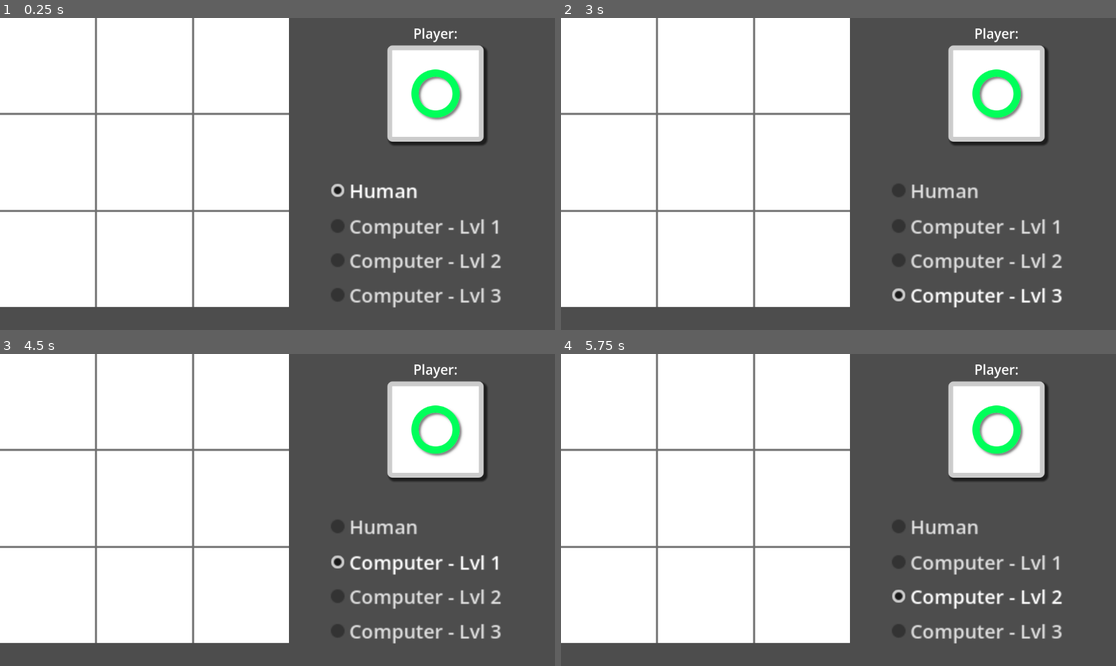
Above: before the commit, frames 1-4 (two rows, left to right).
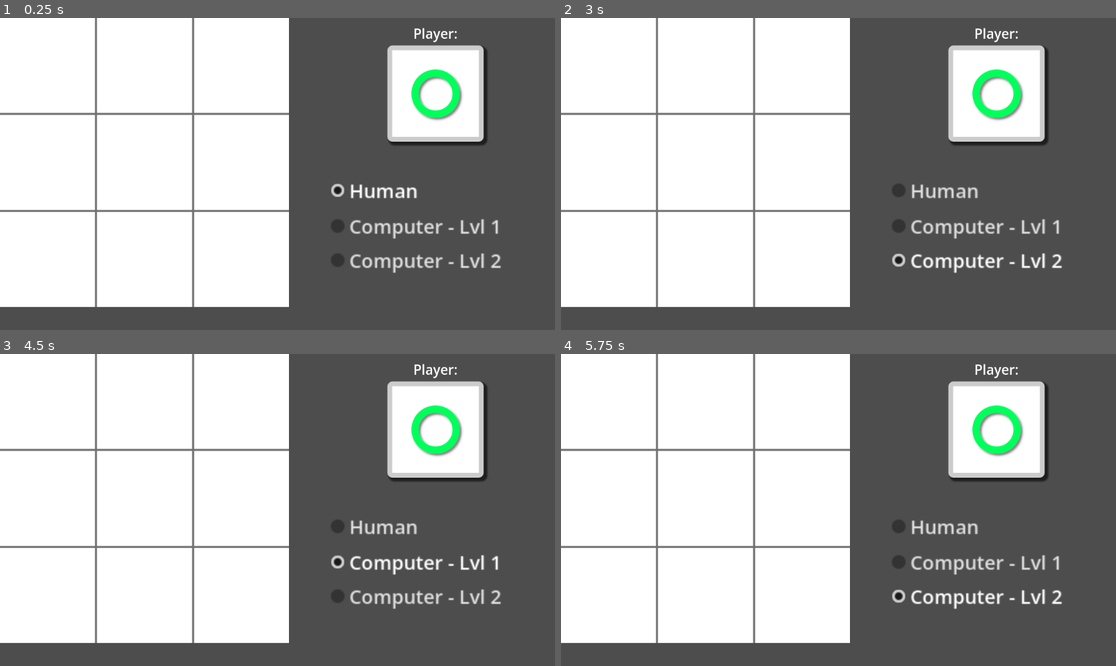
Above: after the commit, the same moments.

Repository: fractalfern/ff_03_TicTacToe_Retry
Game: Godot game, scene res://Scenes/TicTacToeGame/tic_tac_toe_game.tscn
Two runs of this game, one before a commit and one after it. Both use one fixed random seed, a clock stepped at 60 frames per second and the inputs below.
Inputs (mouse positions are in pixels of both pictures, inside the frame that each line leads up to):
- Up to frame 1 (0.25 s): no input
- Up to frame 2 (3 s): click "Human" at 0.5 s; click "Computer - Lvl 1" at 1.25 s; click "Computer - Lvl 2" at 2 s; click (977, 295) at 2.75 s, where only the run before the commit has a clickable "Computer - Lvl 3"
- Up to frame 3 (4.5 s): click "Human" at 3.5 s; click "Computer - Lvl 1" at 4.25 s
- Up to frame 4 (5.75 s): click "Computer - Lvl 2" at 5 s

The runs differ from the first frame. In frame 1, 0.6% of the frame differs, in the area x 59-91%, y 86-93%; in frame 2, 0.9%, in the area x 59-91%, y 75-93%; in frame 3, 0.6%; in frame 4, 0.6%.

Commit message:
hide lvl 3

Diff:
--- a/tic-tac-toe-retry/Scenes/OpponentSelector/opponent_selector.tscn
+++ b/tic-tac-toe-retry/Scenes/OpponentSelector/opponent_selector.tscn
@@ -39,6 +39,7 @@
 text = "Computer - Lvl 2"
 
 [node name="OpponentCompSmart" type="CheckBox" parent="." unique_id=344627674]
+visible = false
 offset_left = 677.0
 offset_top = 539.0
 offset_right = 863.0
--- a/tic-tac-toe-retry/Scenes/TicTacToeGame/player_panel.gd
+++ b/tic-tac-toe-retry/Scenes/TicTacToeGame/player_panel.gd
@@ -15,7 +15,7 @@
 
 	print("Panel cell Size: ", cell_size)
 
-func place_marker(player: int) -> void:
+func update_marker(player: int) -> void:
 	if marker:
 		marker.queue_free()
 
--- a/tic-tac-toe-retry/Scenes/TicTacToeGame/tic_tac_toe_game.gd
+++ b/tic-tac-toe-retry/Scenes/TicTacToeGame/tic_tac_toe_game.gd
@@ -25,7 +25,7 @@
 
 	game_over_screen.hide()
 
-	player_panel.place_marker(current_player)
+	player_panel.update_marker(current_player)
 
 # Called when the node enters the scene tree for the first time.
 func _ready() -> void:
@@ -64,7 +64,7 @@
 	num_turns += 1
 	swap_current_player()
 
-	player_panel.place_marker(current_player)
+	player_panel.update_marker(current_player)
 
 func process_user_turn(cell: Vector2i) -> void:
 	# We've determined to play the user's turn. Immediately flip user_turn
Not shown: 2 places in tic-tac-toe-retry/Scenes/TicTacToeGame/tic_tac_toe_game.tscn that only renumber resources
